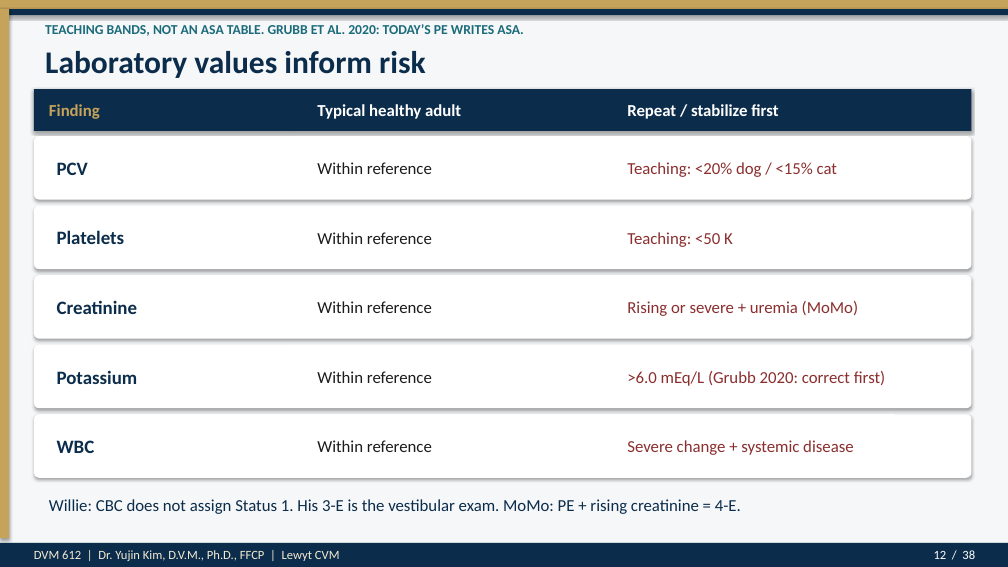
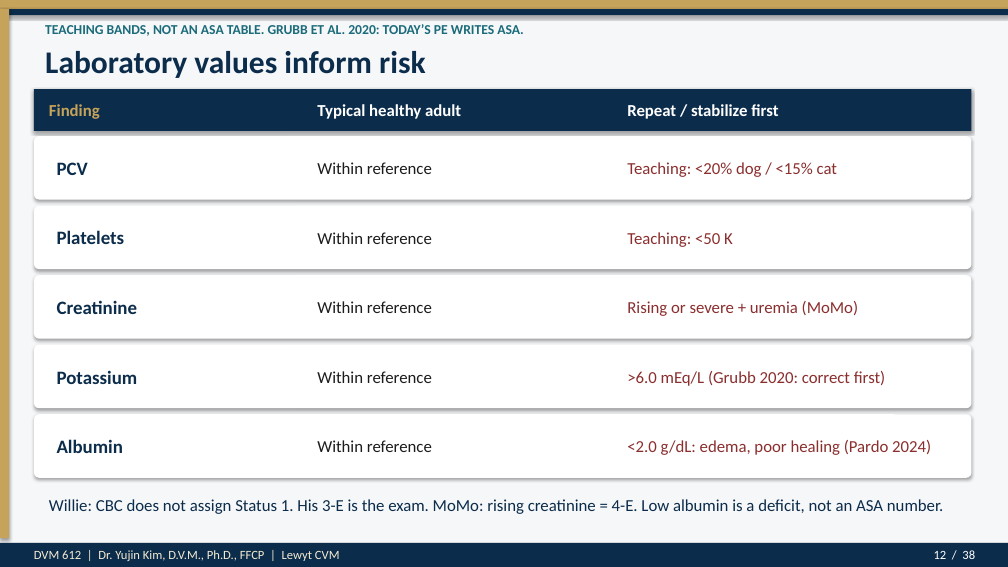
Before and after one commit to drkimvet/happycare, a slide deck: slide 12 of lectures/DVM-612_Week4_Preop_PatientPrep_Postop.pptx. Drawn at 1008x567 pixels with LibreOffice and Linux fonts; fonts in the diff are those of the drawing. Boxes give left, top, right and bottom in pixels: in the first picture for what was removed or moved away, otherwise in the second. Text is boxed around its words. In the diff, an @@ line names an element or a change of style, - is before the commit and + after.

```diff
--- a/lectures/DVM-612_Week4_Preop_PatientPrep_Postop.pptx
+++ b/lectures/DVM-612_Week4_Preop_PatientPrep_Postop.pptx
@@ text at bbox=[57, 439, 123, 453]: text changed @@
-WBC
+Albumin
@@ text at bbox=[627, 440, 931, 455]: text changed @@
-Severe change + systemic disease
+<2.0 g/dL: edema, poor healing (Pardo 2024)
@@ text at bbox=[49, 499, 943, 514]: text changed @@
-Willie: CBC does not assign Status 1. His 3-E is the vestibular exam. MoMo: PE + rising creatinine = 4-E.
+Willie: CBC does not assign Status 1. His 3-E is the exam. MoMo: rising creatinine = 4-E. Low albumin is a deficit, not an ASA number.
```
Also in this commit, not shown: 10 other slides changed, 1 slide added, 1 slide removed, 2 other files.
